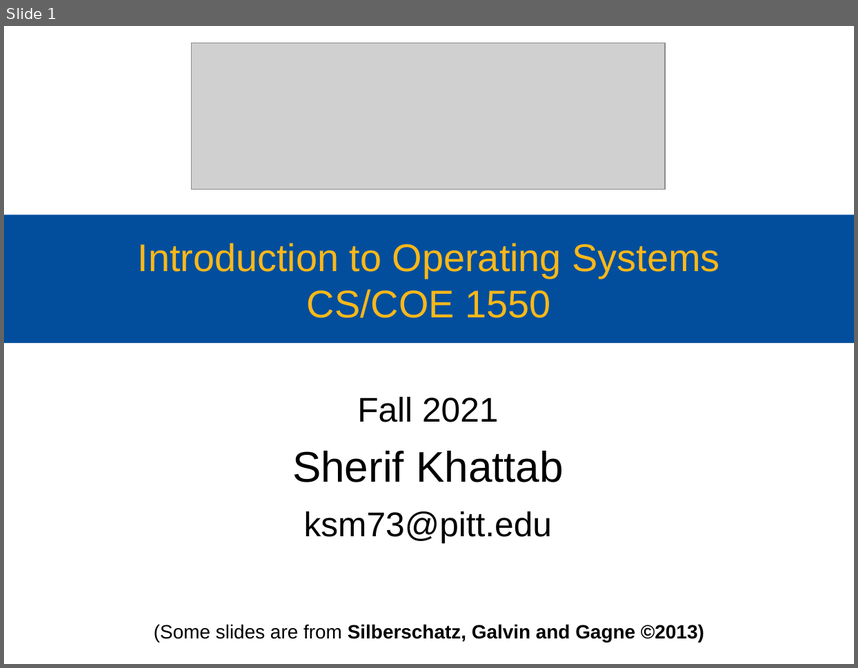
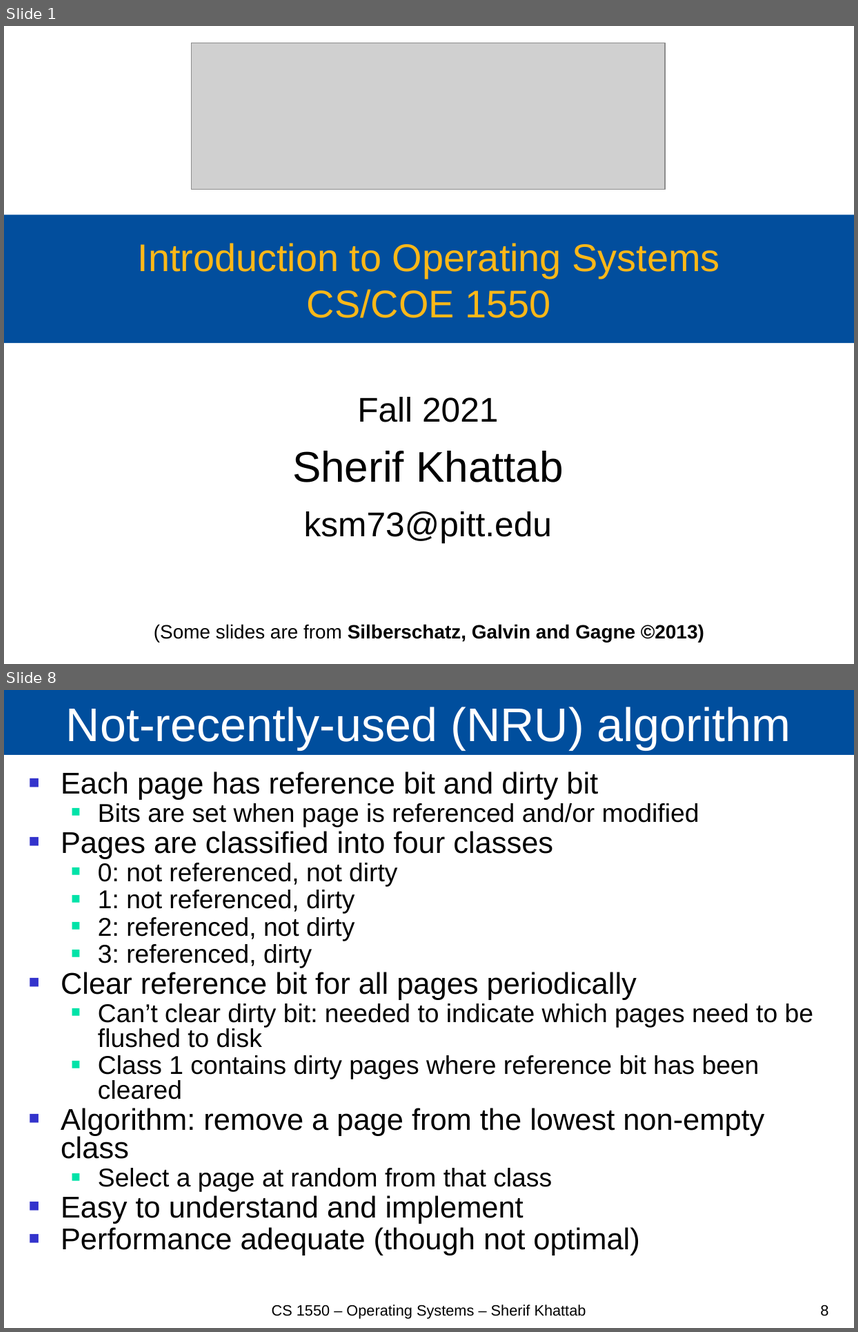
Before and after one commit to cs1550-2224/cs1550-code-handouts, a slide deck: DraftSlides/Lecture16.pptx. Shown one above the other, each under a label of ours: slide 1 before the commit, slides 1 and 8 after it; the slides between them are not shown. The pictures are 858x668 and 858x1332 pixels, drawn with LibreOffice and Linux fonts; fonts in the diff are those of the drawing; grey boxes stand for pictures. Boxes give left, top, right and bottom in pixels: in the first picture for what was removed or moved away, otherwise in the second. Text is boxed around its words. In the diff, an @@ line names an element or a change of style, - is before the commit and + after.

```diff
--- a/DraftSlides/Lecture16.pptx
+++ b/DraftSlides/Lecture16.pptx
@@ slide 8 added at (x1=4, y1=690, x2=854, y2=1328), background #FFFFFF @@
@@ title added at (x1=4, y1=690, x2=854, y2=755), fill #004E9D, 44 pt, text #FFFFFF @@
+Not-recently-used (NRU) algorithm
@@ text added at (x1=61, y1=771, x2=813, y2=1255), 24 pt, text #000000 @@
+■ Each page has reference bit and dirty bit
+  ■ Bits are set when page is referenced and/or modified
+■ Pages are classified into four classes
+  ■ 0: not referenced, not dirty
+  ■ 1: not referenced, dirty
+  ■ 2: referenced, not dirty
+  ■ 3: referenced, dirty
+■ Clear reference bit for all pages periodically
+  ■ Can’t clear dirty bit: needed to indicate which pages need to be flushed to disk
+  ■ Class 1 contains dirty pages where reference bit has been cleared
+■ Algorithm: remove a page from the lowest non-empty class
+  ■ Select a page at random from that class
+■ Easy to understand and implement
+■ Performance adequate (though not optimal)
@@ text added at (x1=272, y1=1304, x2=586, y2=1319), 14 pt, text #000000 @@
+CS 1550 – Operating Systems – Sherif Khattab
@@ page number added at (x1=820, y1=1305, x2=829, y2=1316), 14 pt, text #000000 @@
+8
```
Also in this commit, not shown: 3 slides changed, 15 other slides added, 4 other files.
